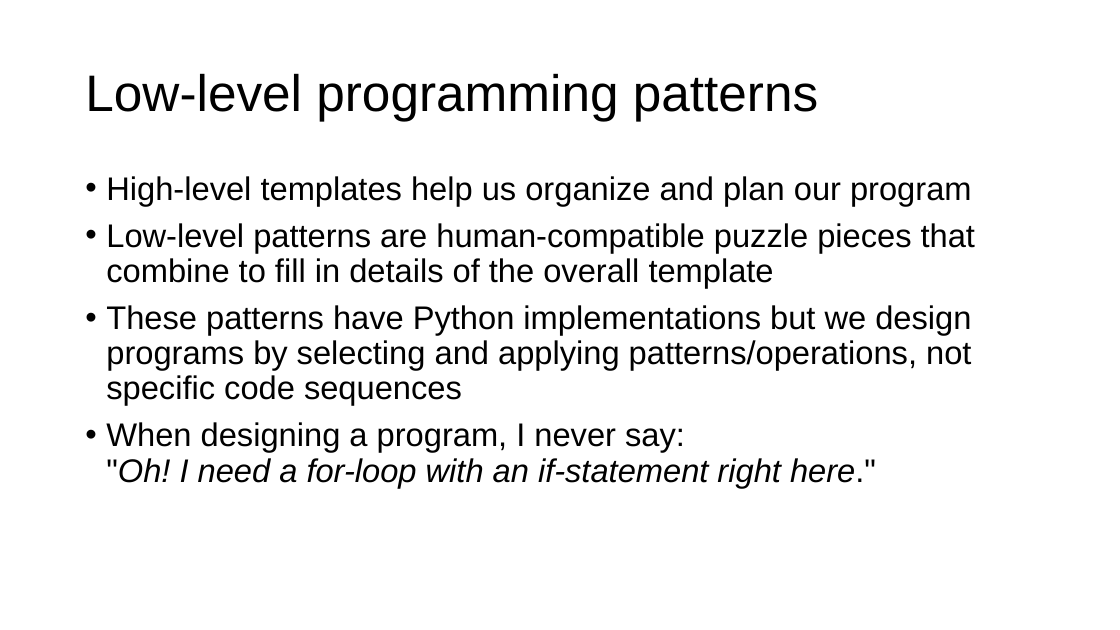
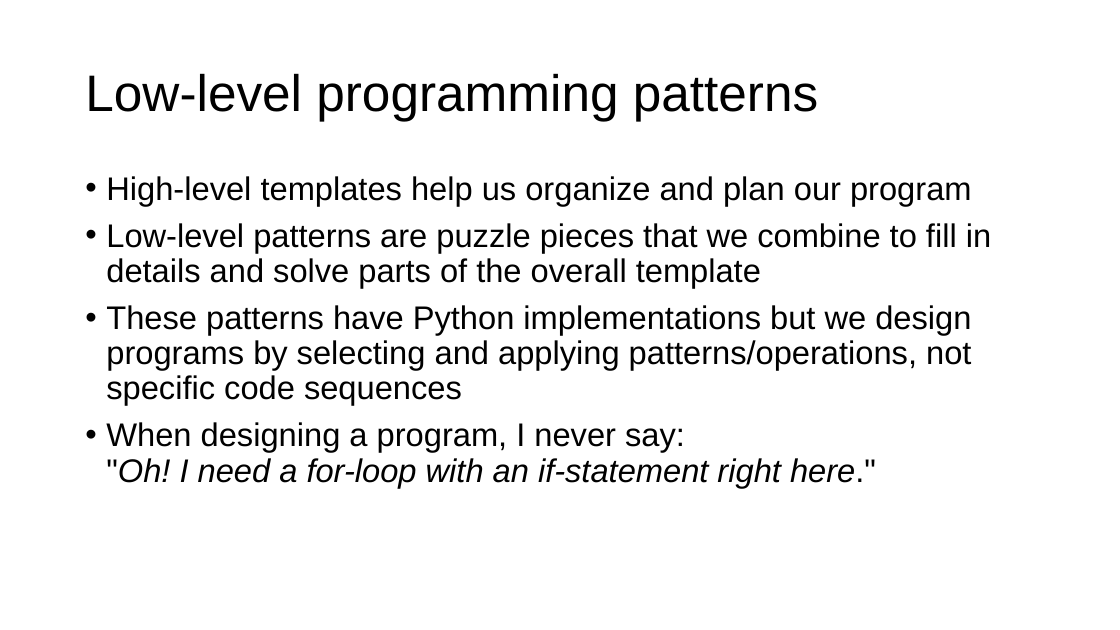
Before and after one commit to parrt/msds501, a slide deck: slide 4 of slides/programming-patterns.pptx. Drawn at 1120x630 pixels with LibreOffice and Linux fonts; fonts in the diff are those of the drawing; background and template pictures are left out. Boxes give left, top, right and bottom in pixels: in the first picture for what was removed or moved away, otherwise in the second. Text is boxed around its words. In the diff, an @@ line names an element or a change of style, - is before the commit and + after.

```diff
--- a/slides/programming-patterns.pptx
+++ b/slides/programming-patterns.pptx
@@ text at <box>106,223,991,288</box>: text changed @@
-• Low-level patterns are human-compatible puzzle pieces that combine to fill in details of the overall template
+• Low-level patterns are puzzle pieces that we combine to fill in details and solve parts of the overall template
```
Also in this commit, not shown: 6 other slides changed, 4 slides added, 3 slides removed.
